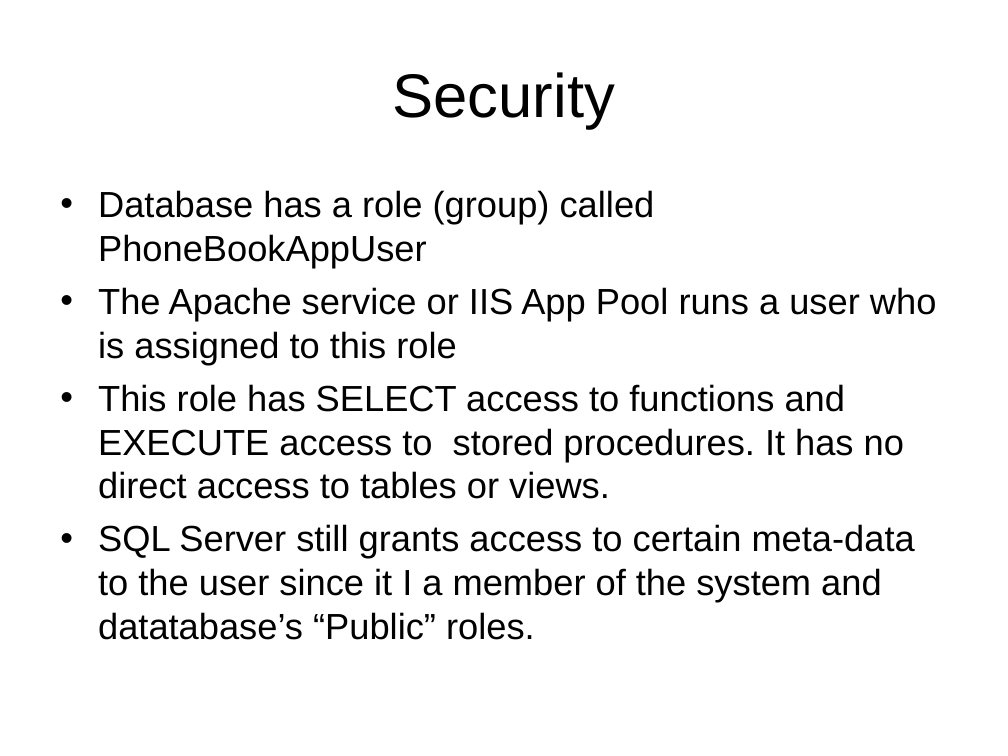
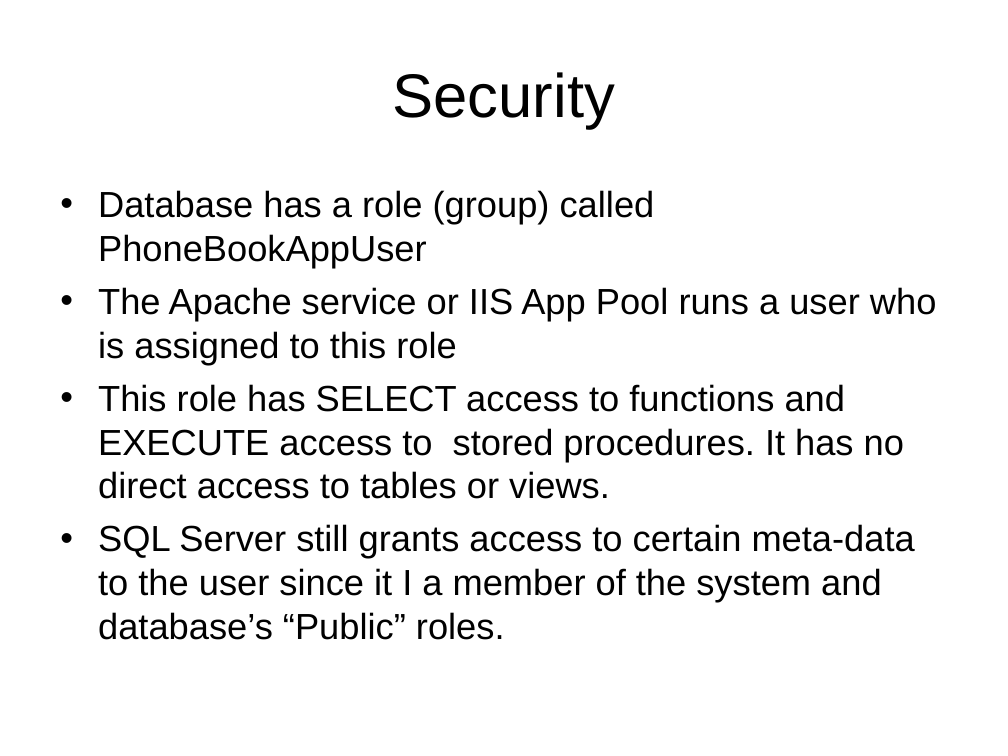
Before and after one commit to LIPHP/Employee-Contact-List, a slide deck: slide 39 of Docs/Using Microsoft SQL Server with PHP.ppt (slide 37 before the commit). Drawn at 1008x756 pixels with LibreOffice and Linux fonts; fonts in the diff are those of the drawing. Boxes give left, top, right and bottom in pixels: in the first picture for what was removed or moved away, otherwise in the second. Text is boxed around its words. In the diff, an @@ line names an element or a change of style, - is before the commit and + after.

```diff
--- a/Docs/Using Microsoft SQL Server with PHP.ppt
+++ b/Docs/Using Microsoft SQL Server with PHP.ppt
@@ text at (98,524,915,640): text changed @@
-• SQL Server still grants access to certain meta-data to the user since it I a member of the system and datatabase’s “Public” roles.
+• SQL Server still grants access to certain meta-data to the user since it I a member of the system and database’s “Public” roles.
```
Also in this commit, not shown: 9 other slides changed, 5 slides added, 2 slides removed, 6 other files.
